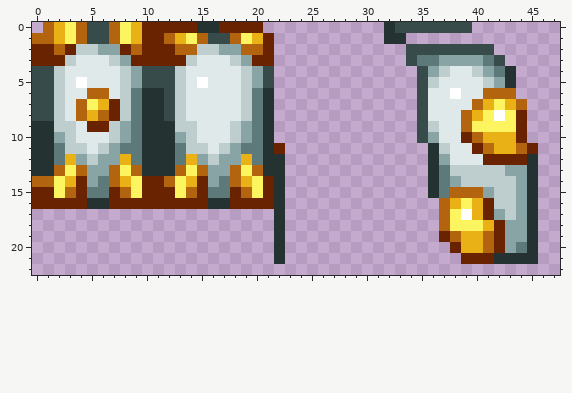
Pixel-art sprite -- assets/aether/textures/models/accessory/capes/valkyrie_cape_accessory.png. Above, as it was before the edit.
The file is 64x32 pixels. Colours within 5 levels of each other are drawn and written as one. Shown: x 0..47, y 0..22.
New version:
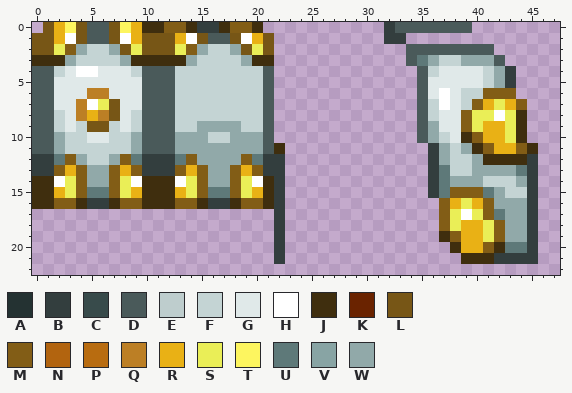
Palette (. is transparent): A #243232  B #333e3e  C #384b4b  D #4a5a5a  E #becdcd  F #c4d4d4  G #e0e9e9  H #ffffff  J #3f2e0e  K #6a2300  L #775616  M #825d16  N #b2640f  P #b86c10  Q #bc7f25  R #e9b115  S #eaee57  T #fdf55f  U #5e7979  V #88a4a4  W #91a9a9
Message: Update Valkyrie armor model textures
From old to new:
Changed rows in their new state; - is an unchanged pixel.
first column x 0:
 0 -L--LDDL--JJMMJBBJMMJ-----------BDDDDDDD------
 1 LL-HLDDLH-LLL-HLDDLH-L----------BB------------
 2 LLSMWFFWLSLLLSMWFFWLSL------------DDDDDDDD----
 3 JJJWFFFFWJJJJJWFFFFWJJ------------D-WFFWWWD---
 4 DDF-HH--GFDDDFFFFFFFFD-------------DFG--GFWB--
 5 DDG-G---GGDDDFFFFFFFFD-------------DG----FWB--
 6 DDG--QQ-GGDDDFFFFFFFFD-------------D-HGFFMMM--
 7 DDG-QHSLGGDDDFFFFFFFFD-------------DFH-FM-S-M-
 8 DDF-Q-QLGFDDDFFFFFFFFD-------------DF--MSS-SJ-
 9 DDFGFLLFGFDDDFFWWWWFFD-------------DW--MSRRSJ-
10 DDWFF--FFWDDDWWWFFWWWD-------------DWF-JM--SJ-
11 DDWFFFFFFWDDDWWWWWWWWDJ-------------BWFWJM--MJ
12 BB-MWFFWM-BBB-MWWWWM-BB-------------BWFFWJJJJB
13 BBMRMWWMRMBBBMRMWWMRMBB-------------B-FFWWWWUB
14 JJHSMWWMSHJJJHSMWWMSHJB-------------B-WWWFFFWB
15 JJRSM--MSRJJJRSM--MSRJB-------------B-MMMUWFFB
16 JJMMJBBJMMJJJMMJBBJMMJB--------------M-S-MWWWB
17 ----------------------B--------------MS-SMUWWB
18 ----------------------B--------------MSRRSMWWB
19 ----------------------B--------------JM--SMWWB
20 ----------------------B---------------J--MJU-B
21 ----------------------B----------------JJJBBBB
Boxes around the changes in both pictures, in picture pixels (x1, y1, x2, y2):
changed: (32, 22, 285, 264)
changed: (384, 22, 538, 264)
